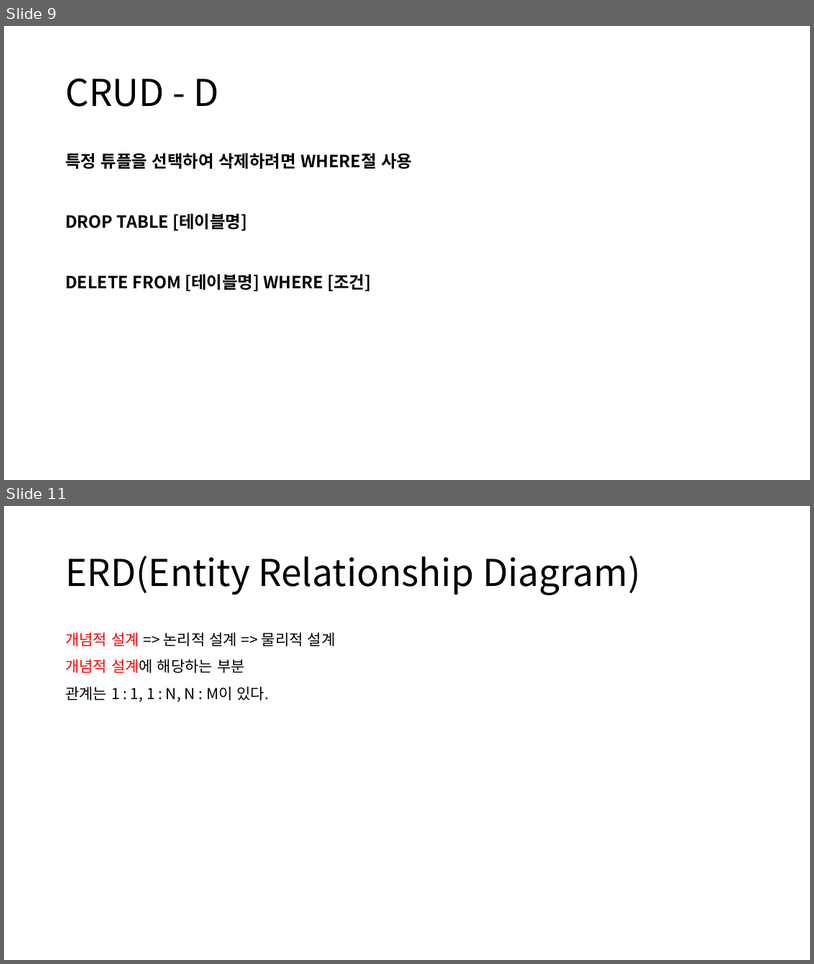
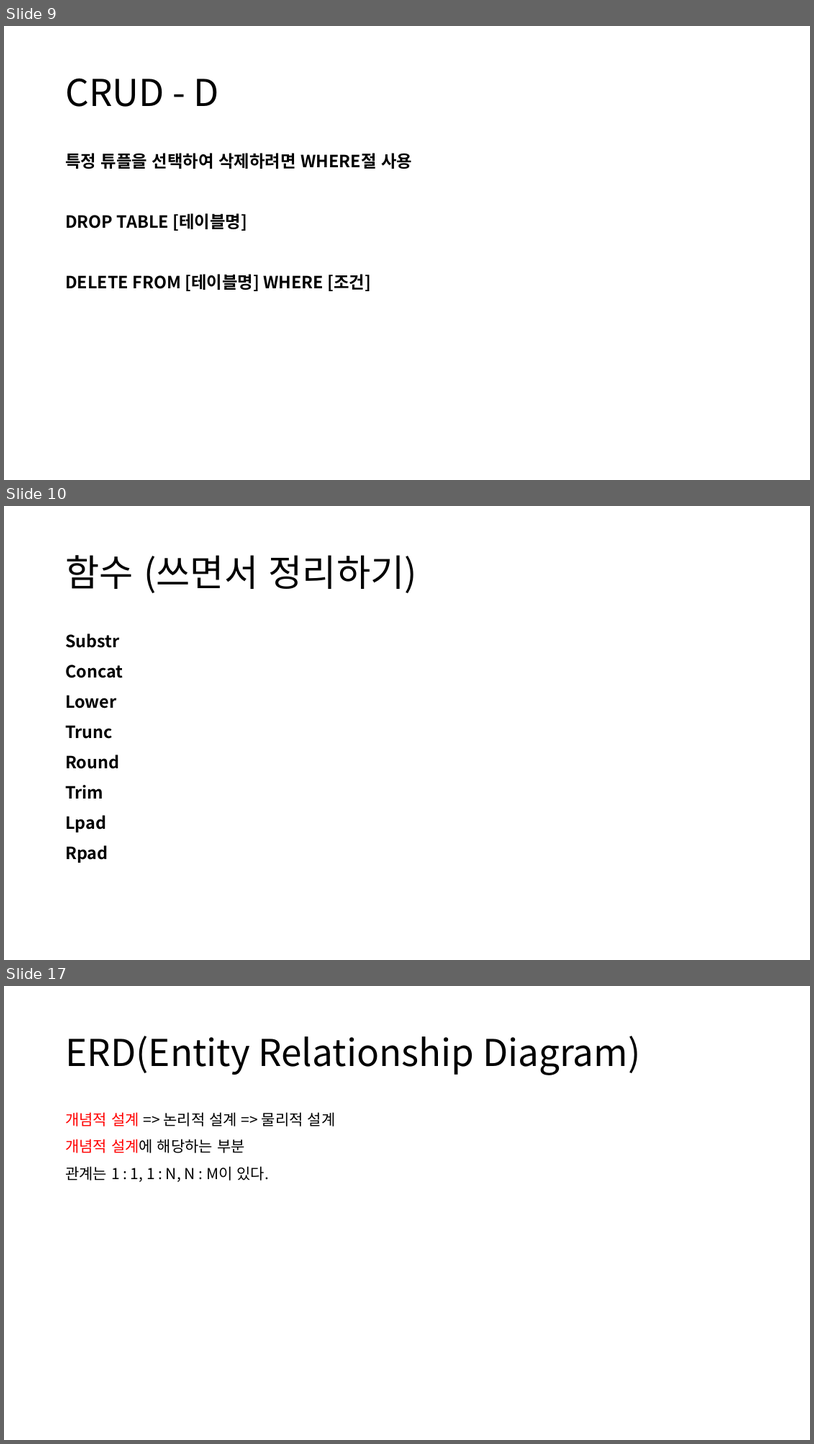
Before and after one commit to 98jiyong/DB, a slide deck: 자료/DB정리.pptx. Shown one above the other, each under a label of ours: slides 9 and 11 before the commit, slides 9, 10 and 17 after it; the slides between them are not shown. The pictures are 814x964 and 814x1444 pixels, drawn with LibreOffice and Linux fonts; fonts in the diff are those of the drawing. Boxes give left, top, right and bottom in pixels: in the first picture for what was removed or moved away, otherwise in the second. Text is boxed around its words. In the diff, an @@ line names an element or a change of style, - is before the commit and + after.

```diff
--- a/자료/DB정리.pptx
+++ b/자료/DB정리.pptx
@@ slide 10 added at <box>4,506,810,960</box>, background #FFFFFF @@
@@ title added at <box>65,555,418,593</box>, 44 pt, text #000000 @@
+함수 (쓰면서 정리하기)
@@ text added at <box>65,633,123,862</box>, 20 pt, text #000000, bold @@
+Substr
+Concat
+Lower
+Trunc
+Round
+Trim
+Lpad
+Rpad
@@ what was slide 11 is now slide 17 @@
```
Also in this commit, not shown: 6 other slides added, 1 slide removed, 2 other files.
